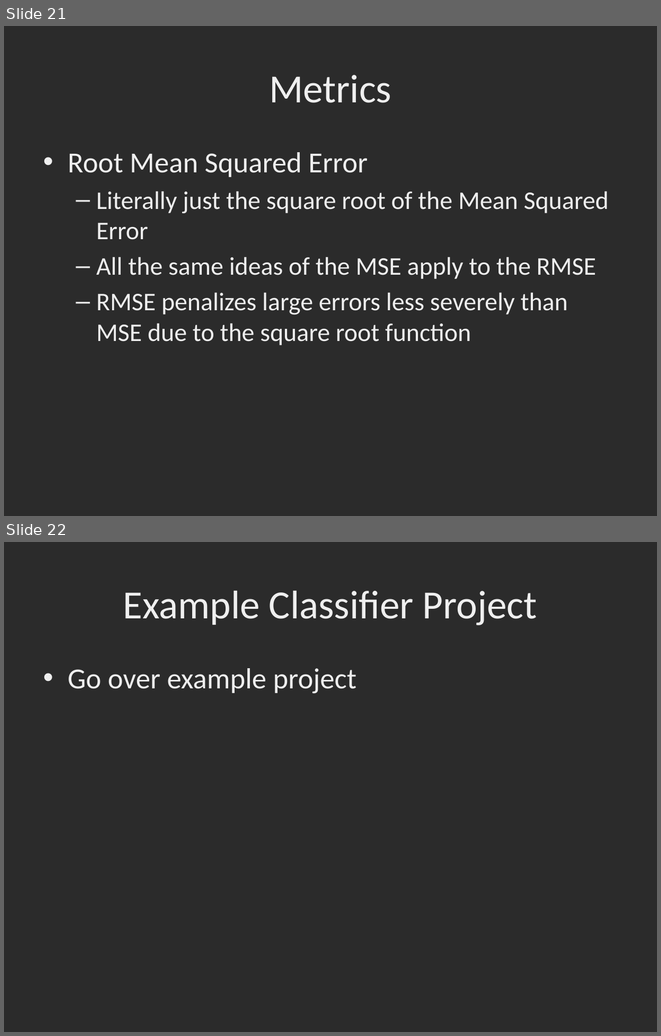
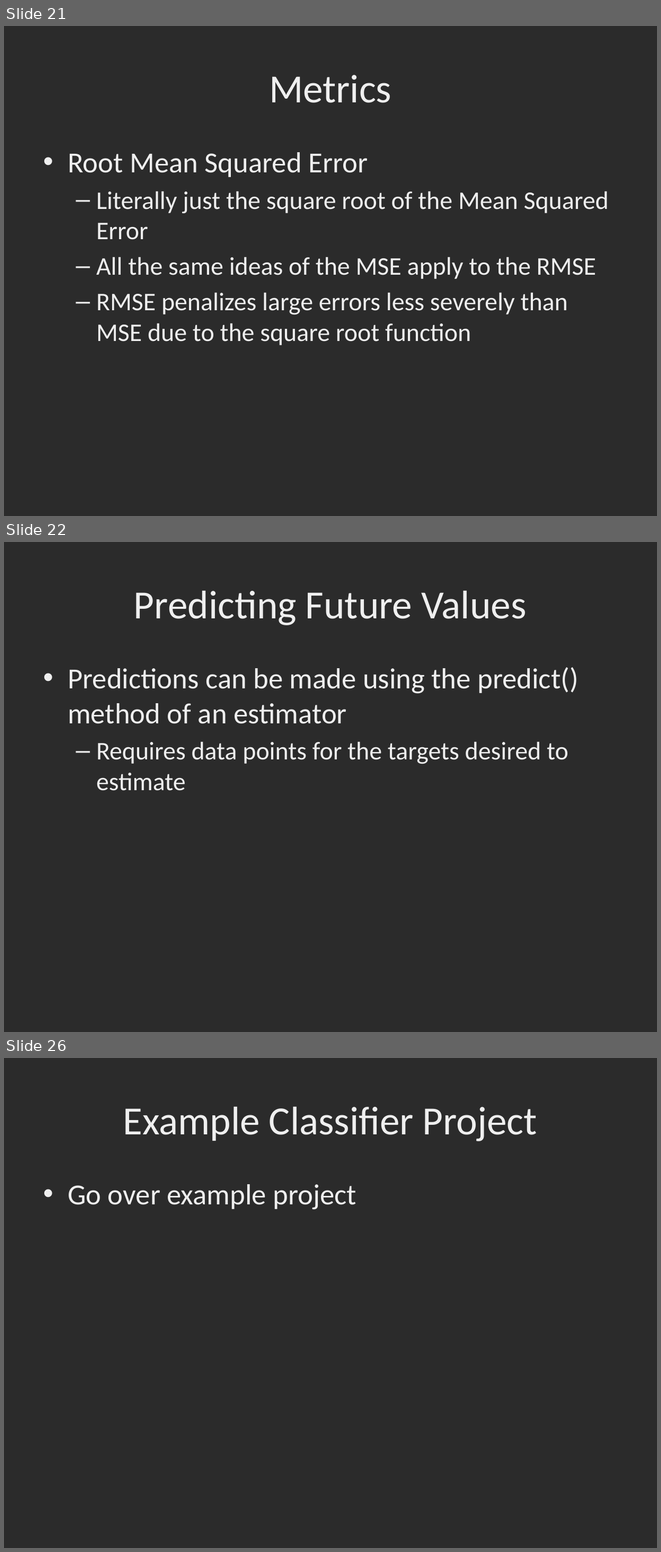
Before and after one commit to dbowmans46/PracticalProgramming, a slide deck: Session 7 - Python/Instructional Material/Machine Learning Slides/Session 7 - Python ML 11: Review and Project for Regressors.odp. Shown one above the other, each under a label of ours: slides 21 and 22 before the commit, slides 21, 22 and 26 after it; the slides between them are not shown. The pictures are 661x1036 and 661x1552 pixels, drawn with LibreOffice and Linux fonts; fonts in the diff are those of the drawing; background and template pictures are left out; a plain dark background stands for a picture behind light text. Boxes give left, top, right and bottom in pixels: in the first picture for what was removed or moved away, otherwise in the second. Text is boxed around its words. In the diff, an @@ line names an element or a change of style, - is before the commit and + after.

Commit message:
Cleanup of old PowerPoints and code.

```diff
--- a/Session 7 - Python/Instructional Material/Machine Learning Slides/Session 7 - Python ML 11: Review and Project for Regressors.odp
+++ b/Session 7 - Python/Instructional Material/Machine Learning Slides/Session 7 - Python ML 11: Review and Project for Regressors.odp
@@ slide 22 added at box(4, 542, 657, 1032), background picture (left out) @@
@@ title added at box(134, 590, 526, 625), 44 pt, text #EFEFEF @@
+Predicting Future Values
@@ text added at box(68, 667, 578, 791), 32 pt, text #EFEFEF @@
+• Predictions can be made using the predict() method of an estimator
+  – Requires data points for the targets desired to estimate
@@ what was slide 22 is now slide 26 @@
```
Also in this commit, not shown: 1 slide changed, 3 other slides added, 7 other files.
